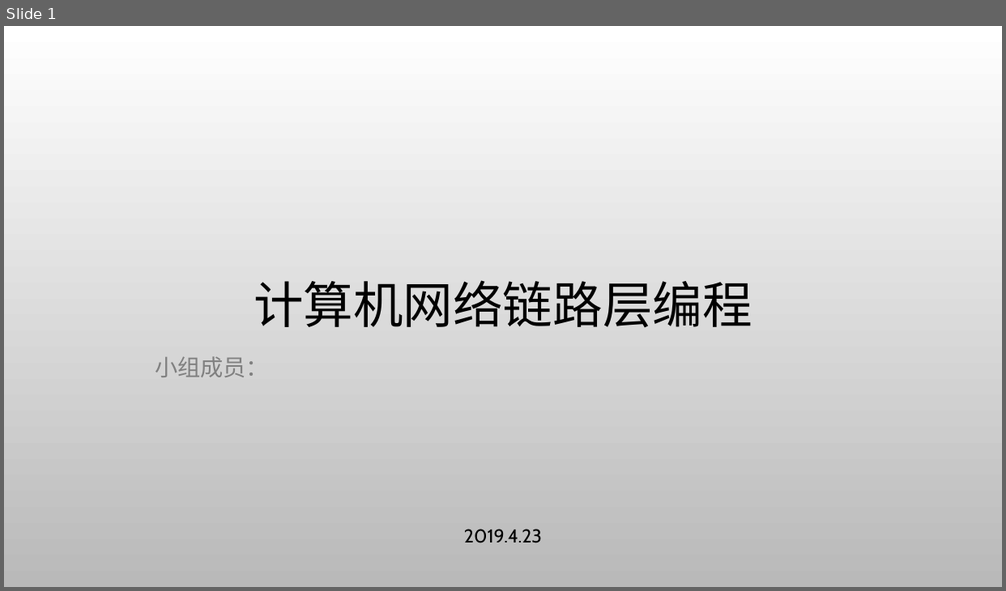
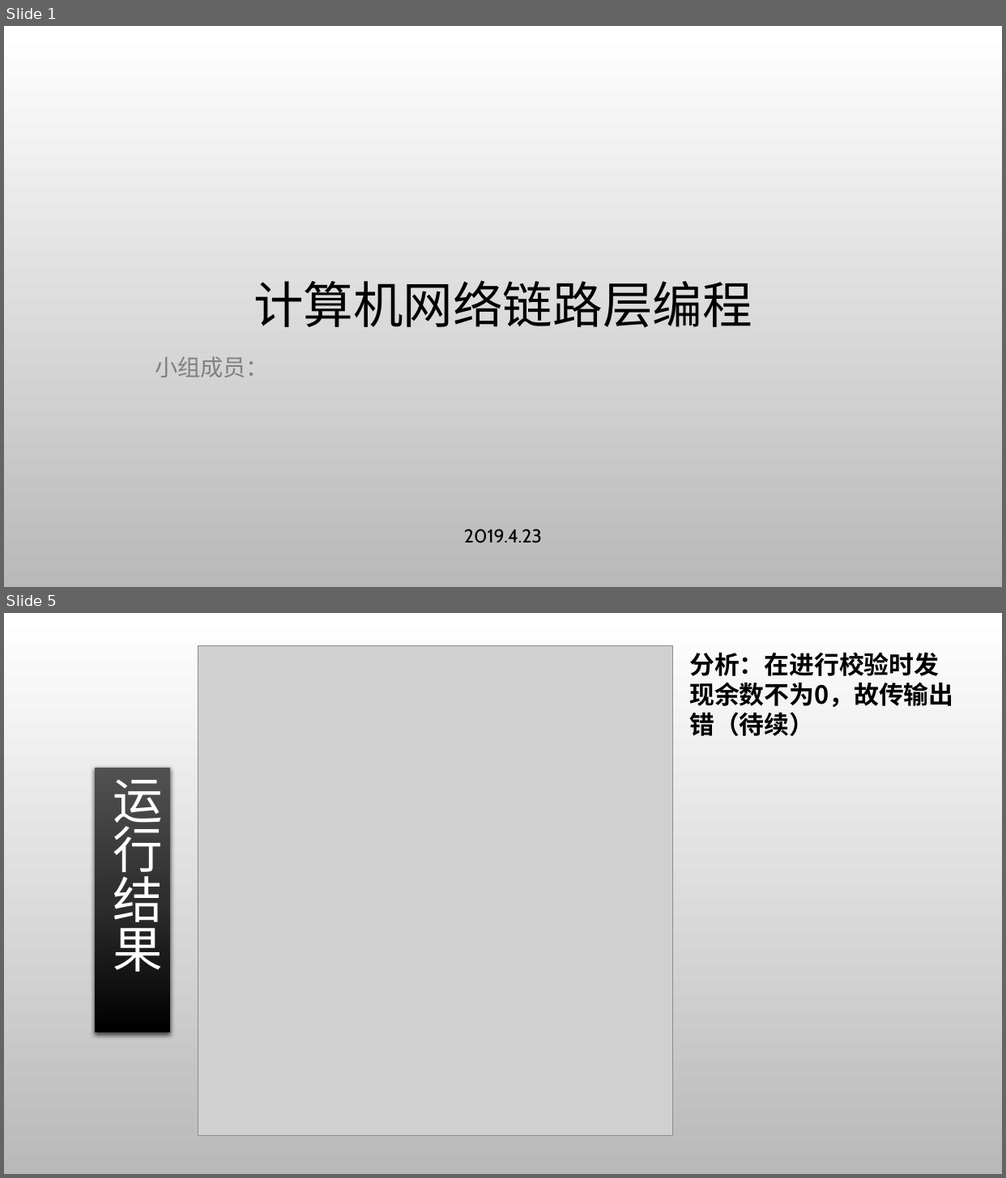
Before and after one commit to gcrth/computer_network, a slide deck: python/ppt/ppt-chapter3.pptx. Shown one above the other, each under a label of ours: slide 1 before the commit, slides 1 and 5 after it; the slides between them are not shown. The pictures are 1006x591 and 1006x1178 pixels, drawn with LibreOffice and Linux fonts; fonts in the diff are those of the drawing; grey boxes stand for pictures; background and template pictures are left out. Boxes give left, top, right and bottom in pixels: in the first picture for what was removed or moved away, otherwise in the second. Text is boxed around its words. In the diff, an @@ line names an element or a change of style, - is before the commit and + after.

```diff
--- a/python/ppt/ppt-chapter3.pptx
+++ b/python/ppt/ppt-chapter3.pptx
@@ slide 5 added at (4, 613, 1002, 1174), background picture (left out) @@
@@ picture added at (198, 646, 672, 1136) @@
@@ text added at (689, 652, 953, 736), 24 pt, text #000000, bold @@
+分析：在进行校验时发现余数不为0，故传输出错（待续）
@@ rectangle added at (95, 767, 170, 1033), fill gradient #515151 to #2F2F2F to #000000, 48 pt, text #FFFFFF @@
+运行结果
```
Also in this commit, not shown: 3 other slides added.
